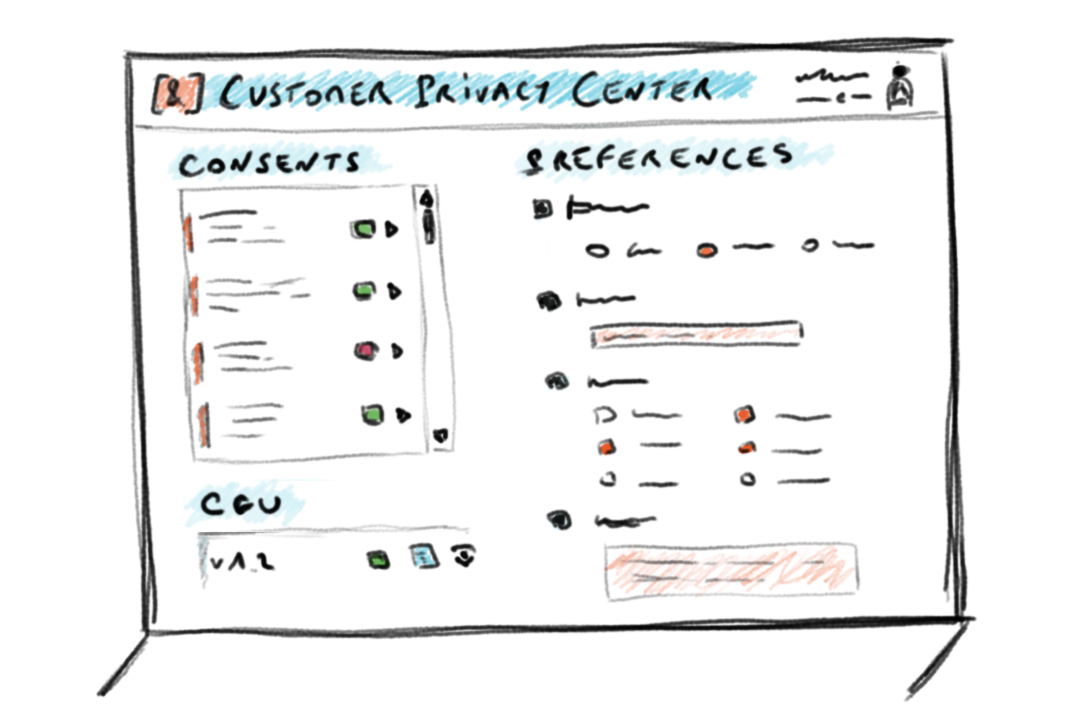
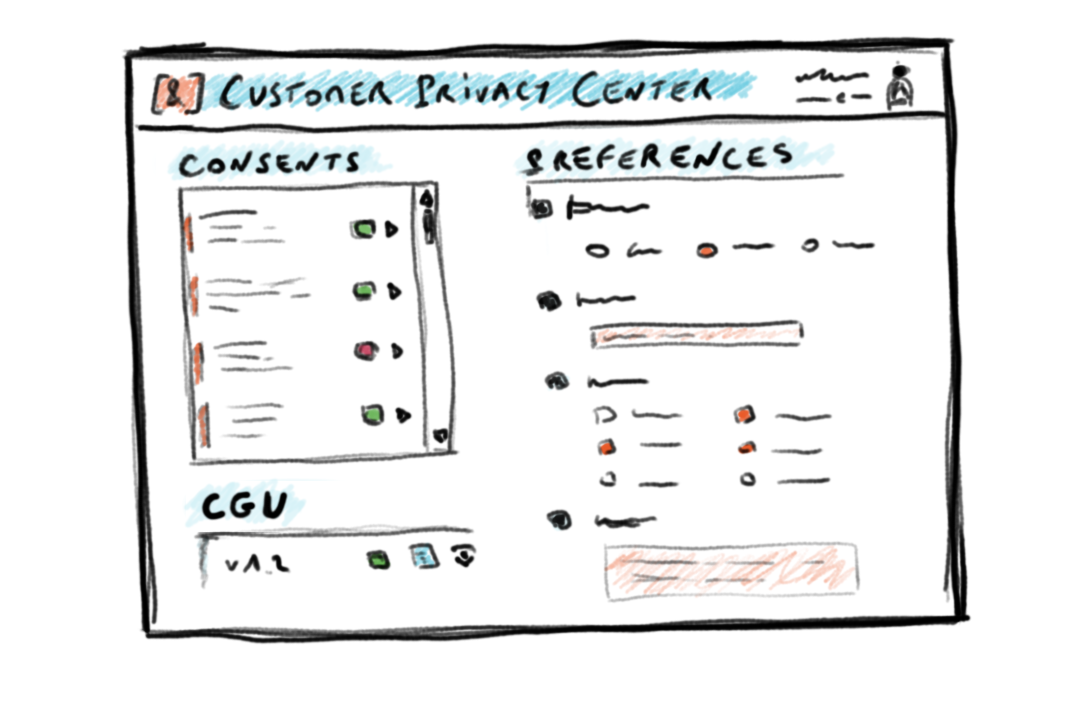
Layers edited between the first and the second 1073×720 image:
painted on "Calque 1" over (x1=95, y1=38, x2=978, y2=703)
painted on "Calque 2" over (x1=128, y1=64, x2=978, y2=703)
